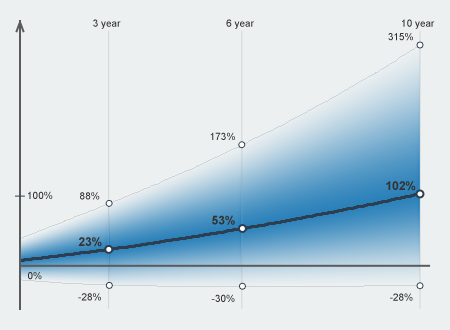
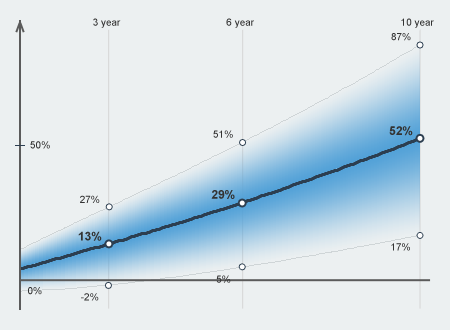
Layers edited between the first and the second (450, 330) image:
painted on "expReturn10YearsText" over (386, 126, 416, 191)
painted on "expReturn6YearsText" over (211, 190, 235, 225)
painted on "expReturn3YearsText" over (78, 231, 102, 247)
painted on "minReturn10YearsText" over (390, 243, 413, 301)
painted on "minReturn6YearsText" over (211, 275, 235, 302)
painted on "expReturn10YearsDot" over (417, 135, 423, 197)
painted on "minReturn10YearsDot" over (417, 233, 423, 289)
painted on "yAxis100PercentText" over (28, 141, 53, 199)
painted on "yAxis100PercentLine" over (15, 145, 25, 197)
painted on "xAxisLine" over (21, 264, 431, 282)
removed group "English" (4 layers) over (93, 18, 435, 29)
removed layer "xAxis10YearText copy" (2nd of 2, in "English") from group "English" over (402, 19, 435, 29)
removed layer "Shape 1" (2nd of 2, in "English") from group "English" over (93, 18, 435, 29)
painted on "maxReturnCurve" over (20, 45, 421, 250)
painted on "expReturnCurve" over (20, 138, 421, 269)
painted on "minReturnCurve" over (21, 235, 421, 292)
renamed "blueGradientUp0-3" to "gradient", painted on it over (20, 46, 420, 291)
removed layer "blueGradientUp3-6" over (109, 145, 242, 249)
removed layer "blueGradientUp6-10" over (242, 45, 420, 229)
removed layer "blueGradientDown0-3" over (21, 249, 109, 285)
removed layer "blueGradientDown3-6" over (109, 229, 242, 287)
removed layer "blueGradientDown6-10" over (242, 194, 420, 286)
painted on "xAxis6YearLine" over (241, 21, 244, 309)
painted on "xAxis3YearLine" over (108, 21, 110, 308)
…and 16 more changes (1 moved_by, 13 painted, 2 removed)
